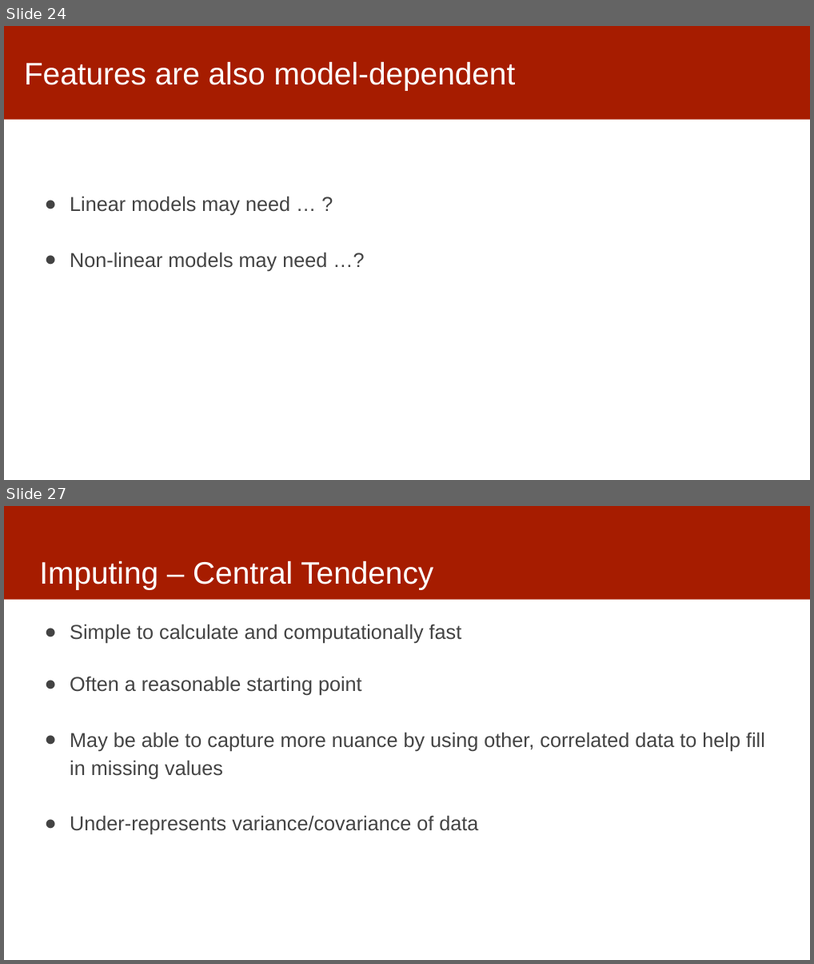
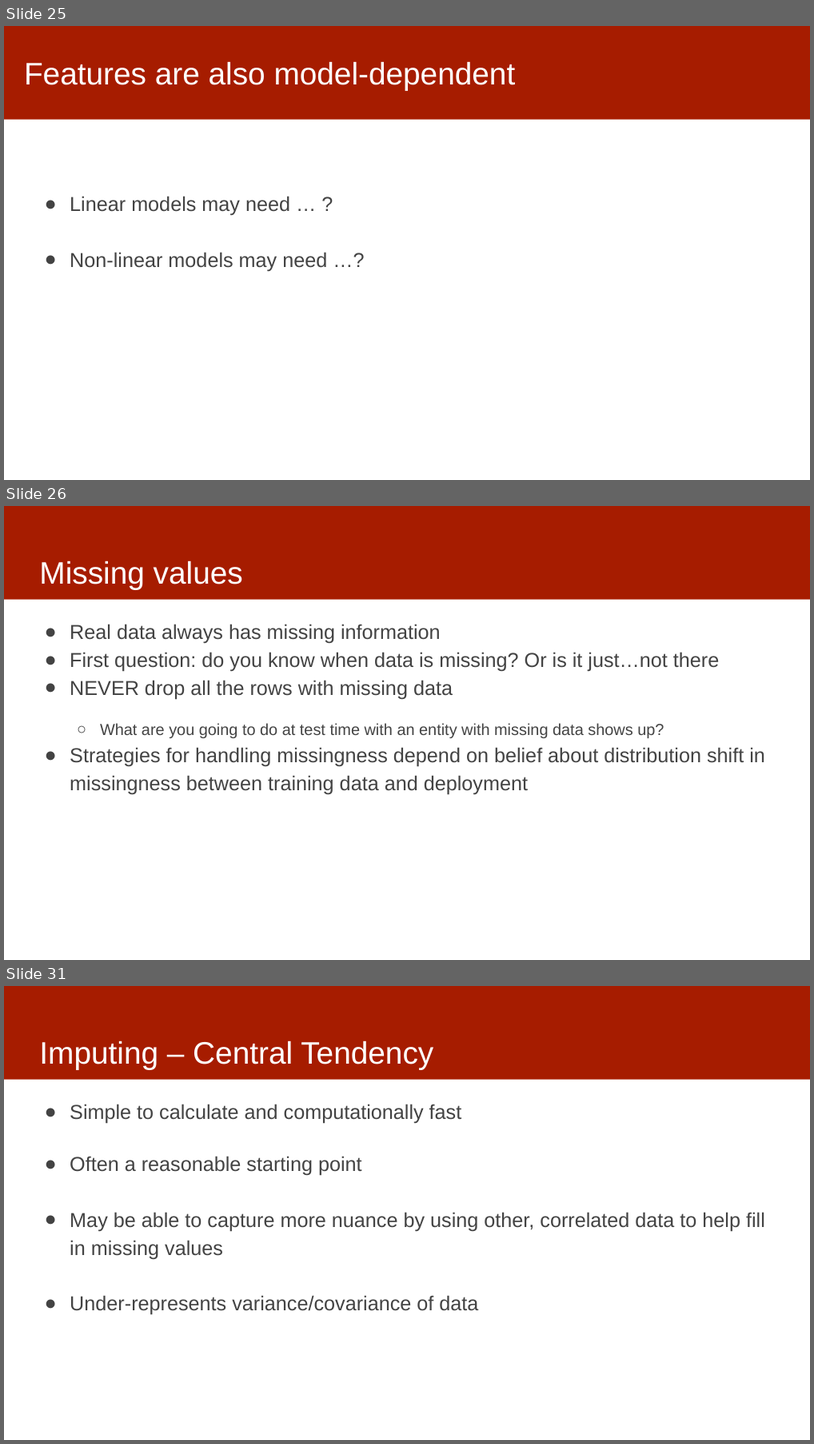
Before and after one commit to dssg/MLinPractice, a slide deck: Lectures/Lecture7-Features.pptx. Shown one above the other, each under a label of ours: slides 24 and 27 before the commit, slides 25, 26 and 31 after it; the slides between them are not shown. The pictures are 814x964 and 814x1444 pixels, drawn with LibreOffice and Linux fonts; fonts in the diff are those of the drawing. Boxes give left, top, right and bottom in pixels: in the first picture for what was removed or moved away, otherwise in the second. Text is boxed around its words. In the diff, an @@ line names an element or a change of style, - is before the commit and + after.

```diff
--- a/Lectures/Lecture7-Features.pptx
+++ b/Lectures/Lecture7-Features.pptx
@@ slide 26 added at (4,506,810,960), background #FFFFFF; not listed: 1 template element that a slide beside it also shows @@
@@ title added at (39,561,243,590), 37 pt, text #FFFFFF @@
+Missing values
@@ text added at (70,624,766,795), 24 pt, text #434343 @@
+● Real data always has missing information
+● First question: do you know when data is missing? Or is it just…not there
+● NEVER drop all the rows with missing data
+  ○ What are you going to do at test time with an entity with missing data shows up?
+● Strategies for handling missingness depend on belief about distribution shift in missingness between training data and deployment
@@ what was slide 24 is now slide 25 @@
@@ what was slide 27 is now slide 31 @@
```
Also in this commit, not shown: 3 slides changed, 3 other slides added.
